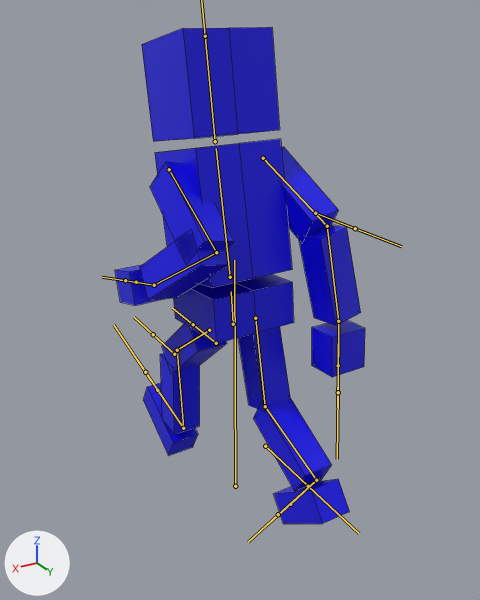
The FBX model UnityBlender/Assets/Fbx/Robot1.fbx, before and after one commit.
One viewpoint serves both versions: a camera (50 mm lens) standing at (6.97, 11.84, 5.81) and looking at (-0.14, -0.01, -0.11). Every picture has the same lights, and +X, +Y and +Z are marked at lower left. Both versions are drawn at frame 6 of the action 'アーマチュア|Run'; the numbers are the values there. The bones that bend it are drawn over the model as lines. Mesh edges are drawn as thin lines.
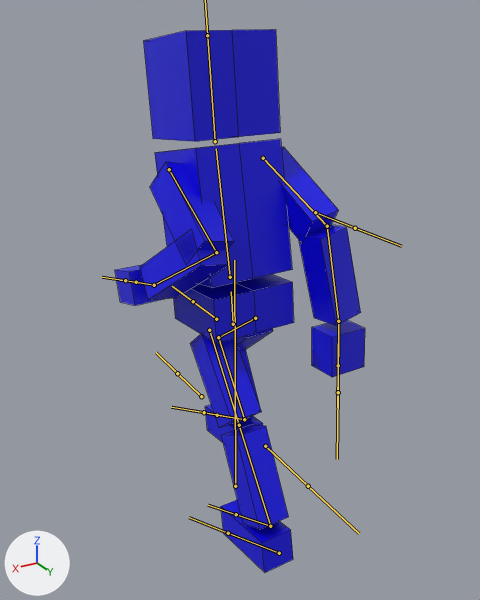
Where the change shows, as pixel boxes (x1, y1, x2, y2) in the pictures (480 x 600 px):
```json
{"object": "Cube", "change": "posed", "before": [115, 27, 365, 524], "after": [115, 29, 365, 572], "on screen": "9% taller"}
{"bone": "Head", "before": "(215, 141) to (205, 36)", "after": "(215, 141) to (207, 35)"}
{"bone": "UpLeg.L", "before": "(209, 330) to (177, 350)", "after": "(209, 330) to (239, 425)"}
{"bone": "Leg.L", "before": "(177, 350) to (183, 428)", "after": "(239, 425) to (270, 526)"}
{"bone": "Foot.L", "before": "(183, 428) to (157, 390)", "after": "(270, 526) to (236, 514)"}
{"bone": "UpLeg.R", "before": "(255, 318) to (265, 406)", "after": "(255, 318) to (218, 337)"}
{"bone": "Leg.R", "before": "(265, 406) to (316, 480)", "after": "(218, 337) to (244, 419)"}
{"bone": "Foot.R", "before": "(316, 480) to (290, 504)", "after": "(244, 419) to (217, 415)"}
```

Edits to the scene script, one JSON object a line:
```json
{"block": "bone_head", "where": "bone_head = bpy.data.objects['アーマチュア'].pose.bones['Head']  # child of 'Spine'"}
{"op": "set", "path": "bone_head.rotation_quaternion", "old": "(1.0, -0.016, 0.0, 0.0)", "new": "(0.999, -0.044, 0.0, 0.0)", "note": "degrees (-2, 0, 0) -> degrees (-5, 0, 0)"}
{"block": "bone_upleg_l", "where": "bone_upleg_l = bpy.data.objects['アーマチュア'].pose.bones['UpLeg.L']  # child of 'Hip'"}
{"op": "set", "path": "bone_upleg_l.rotation_quaternion", "old": "(0.888, -0.46, 0.0, 0.0)", "new": "(0.955, 0.298, 0.0, 0.0)", "note": "degrees (-55, 0, 0) -> degrees (35, 0, 0)"}
{"block": "bone_leg_l", "where": "bone_leg_l = bpy.data.objects['アーマチュア'].pose.bones['Leg.L']  # child of 'UpLeg.L'"}
{"op": "set", "path": "bone_leg_l.rotation_quaternion", "old": "(0.921, 0.39, 0.0, 0.0)", "new": "(0.994, -0.111, 0.0, 0.0)", "note": "degrees (46, 0, 0) -> degrees (-13, 0, 0)"}
{"block": "bone_foot_l", "where": "bone_foot_l = bpy.data.objects['アーマチュア'].pose.bones['Foot.L']  # child of 'Leg.L'"}
{"op": "set", "path": "bone_foot_l.rotation_quaternion", "old": "(0.973, -0.232, 0.0, 0.0)", "new": "(0.989, -0.15, 0.0, 0.0)", "note": "degrees (-27, 0, 0) -> degrees (-17, 0, 0)"}
{"block": "bone_upleg_r", "where": "bone_upleg_r = bpy.data.objects['アーマチュア'].pose.bones['UpLeg.R']  # child of 'Hip'"}
{"op": "set", "path": "bone_upleg_r.rotation_quaternion", "old": "(0.995, 0.097, 0.0, 0.0)", "new": "(0.883, -0.47, 0.0, 0.0)", "note": "degrees (11, 0, 0) -> degrees (-56, 0, 0)"}
{"block": "bone_leg_r", "where": "bone_leg_r = bpy.data.objects['アーマチュア'].pose.bones['Leg.R']  # child of 'UpLeg.R'"}
{"op": "set", "path": "bone_leg_r.rotation_quaternion", "old": "(0.924, 0.383, 0.0, 0.0)", "new": "(0.775, 0.632, 0.0, 0.0)", "note": "degrees (45, 0, 0) -> degrees (78, 0, 0)"}
{"block": "bone_foot_r", "where": "bone_foot_r = bpy.data.objects['アーマチュア'].pose.bones['Foot.R']  # child of 'Leg.R'"}
{"op": "set", "path": "bone_foot_r.rotation_quaternion", "old": "(0.977, -0.213, 0.0, 0.0)", "new": "(0.983, -0.183, 0.0, 0.0)", "note": "degrees (-25, 0, 0) -> degrees (-21, 0, 0)"}
```
